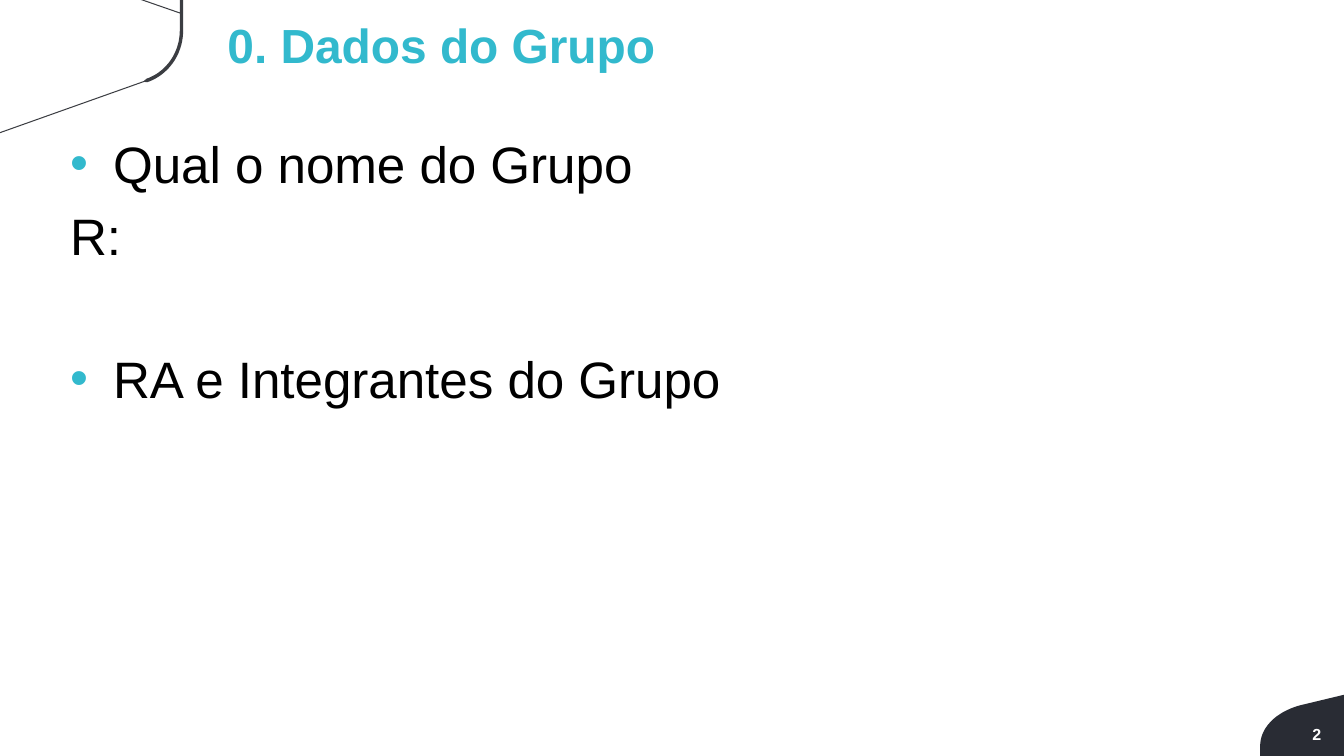
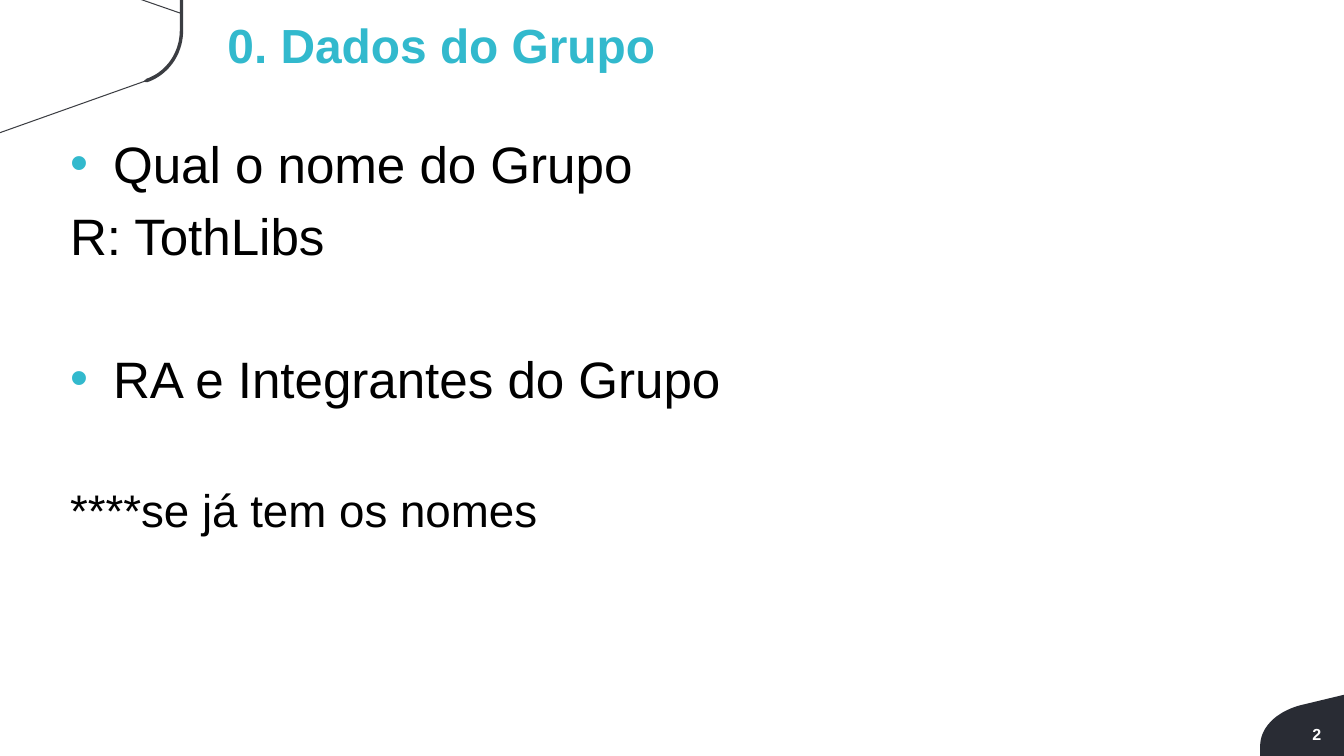
Before and after one commit to Luis-Silva80/grupo05-adsa, a slide deck: slide 2 of Sprint 1 - Entregavel do Projeto - v2 - Aluno.pptx. Drawn at 1344x756 pixels with LibreOffice and Linux fonts; fonts in the diff are those of the drawing; background and template pictures are left out. Boxes give left, top, right and bottom in pixels: in the first picture for what was removed or moved away, otherwise in the second. Text is boxed around its words. In the diff, an @@ line names an element or a change of style, - is before the commit and + after.

```diff
--- a/Sprint 1 - Entregavel do Projeto - v2 - Aluno.pptx
+++ b/Sprint 1 - Entregavel do Projeto - v2 - Aluno.pptx
@@ text at (70,218,324,256): text changed @@
-R:
+R: TothLibs
@@ text at (70,493,537,536): paragraph added @@
+****se já tem os nomes
```
Also in this commit, not shown: 1 other slide changed.
